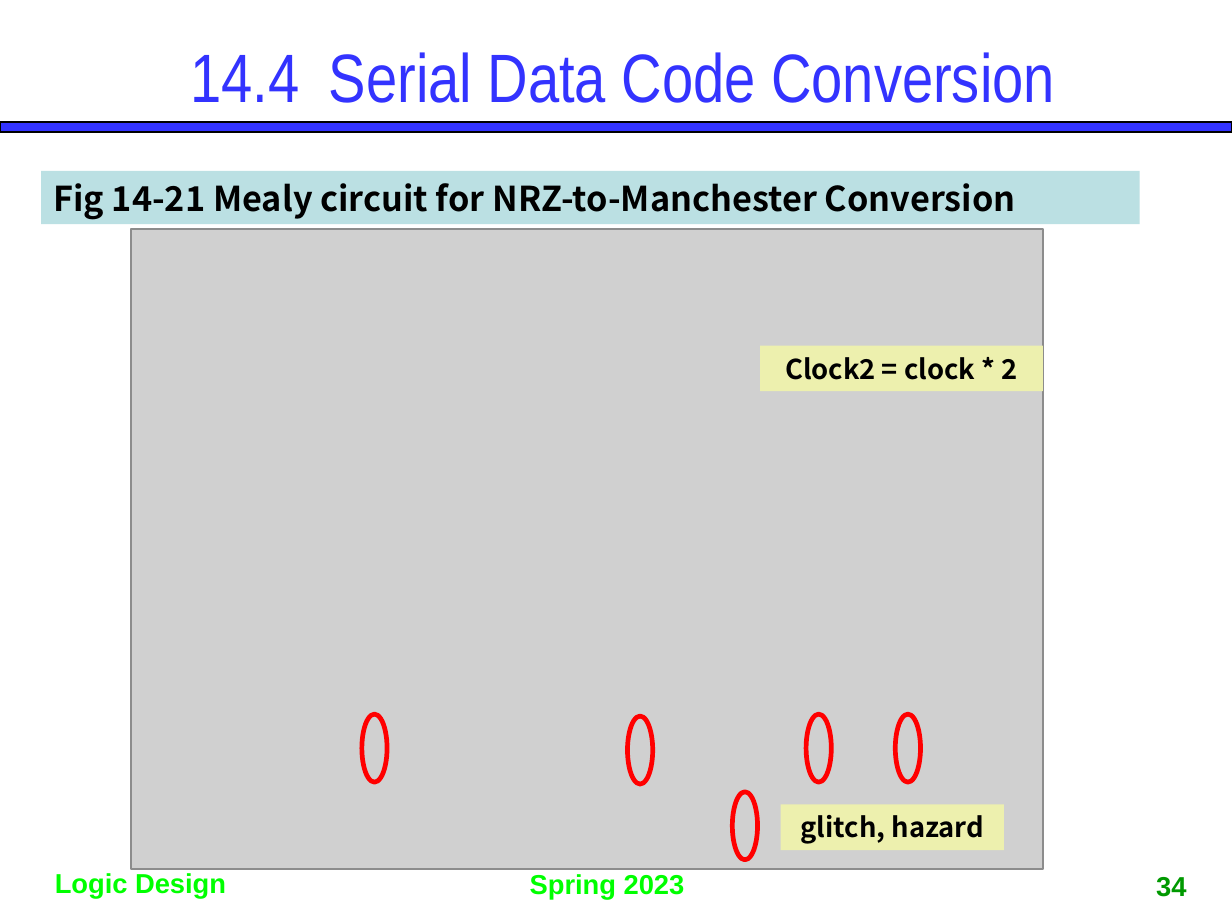
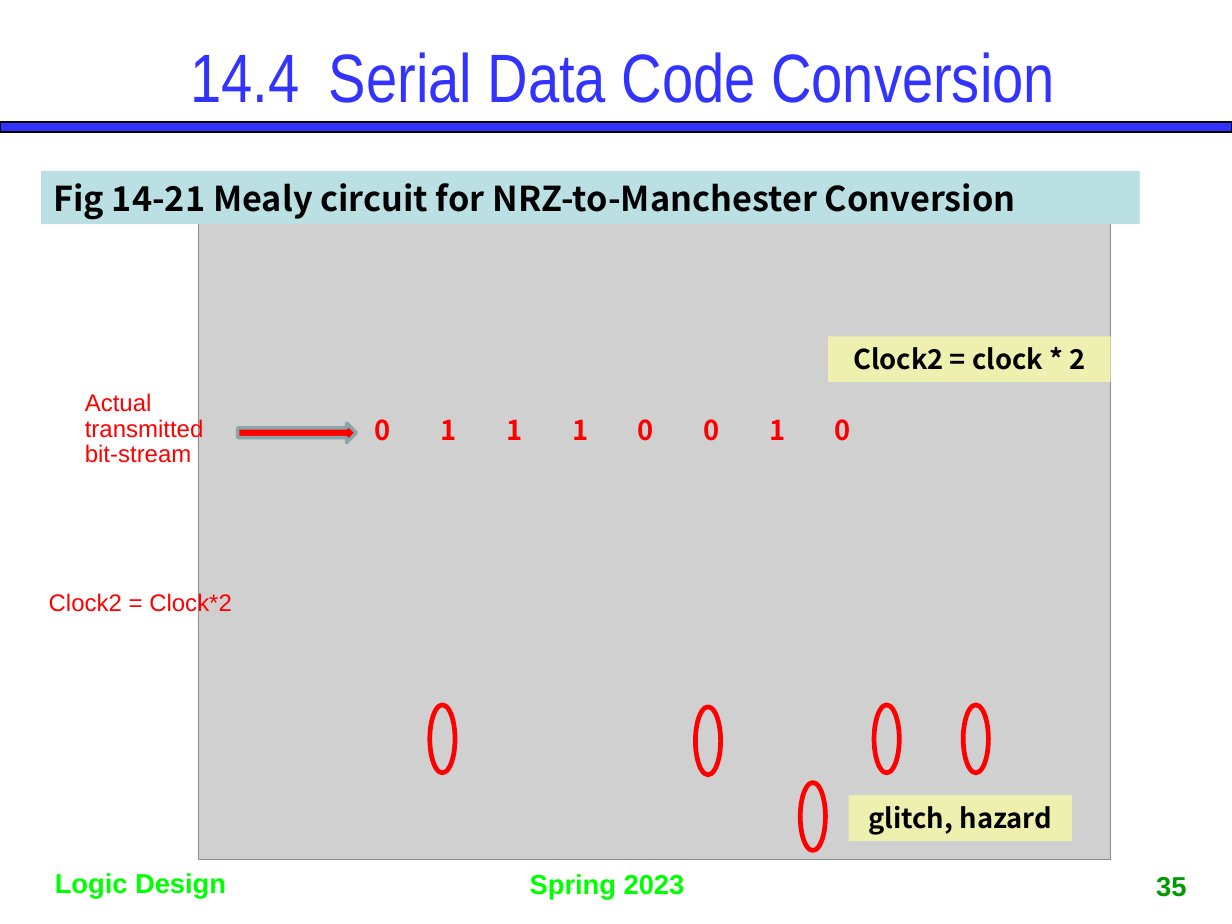
Before and after one commit to gdlee412/Logic-Circuits, a slide deck: slide 35 of 자료/Ch14. Derivation of State Graphs and Tables.pptx (slide 34 before the commit). Drawn at 1232x924 pixels with LibreOffice and Linux fonts; fonts in the diff are those of the drawing; grey boxes stand for pictures. Boxes give left, top, right and bottom in pixels: in the first picture for what was removed or moved away, otherwise in the second. Text is boxed around its words. In the diff, an @@ line names an element or a change of style, - is before the commit and + after.

```diff
--- a/자료/Ch14. Derivation of State Graphs and Tables.pptx
+++ b/자료/Ch14. Derivation of State Graphs and Tables.pptx
@@ text added at bbox=[85, 393, 204, 463], 14 pt, text #FF0000 @@
+Actual transmitted bit-stream
@@ text added at bbox=[375, 419, 851, 441], 16 pt, text #FF0000, bold @@
+0 1 1 1 0 0 1 0
@@ down arrow added at bbox=[238, 423, 356, 442], fill #FF0000, outline #8AA6A8 2 pt @@
@@ arrow added from (276, 432) to (335, 432), #B6DCDF 0.75 pt @@
@@ text added at bbox=[49, 592, 232, 617], 14 pt, text #FF0000 @@
+Clock2 = Clock*2
@@ 2 ellipses, 1 picture: place and size @@
-2 ellipses, 1 picture at bbox=[131, 229, 1042, 869]
+2 ellipses, 1 picture at bbox=[198, 219, 1110, 859]
@@ 3 ellipses, 2 rectangles: place and size @@
-3 ellipses, 2 rectangles at bbox=[362, 346, 1044, 860]
+3 ellipses, 2 rectangles at bbox=[430, 336, 1111, 850]
@@ page number at bbox=[1156, 877, 1186, 897]: text changed @@
-34
+35
```
Also in this commit, not shown: 11 other slides changed, 2 slides added, 1 other file.
